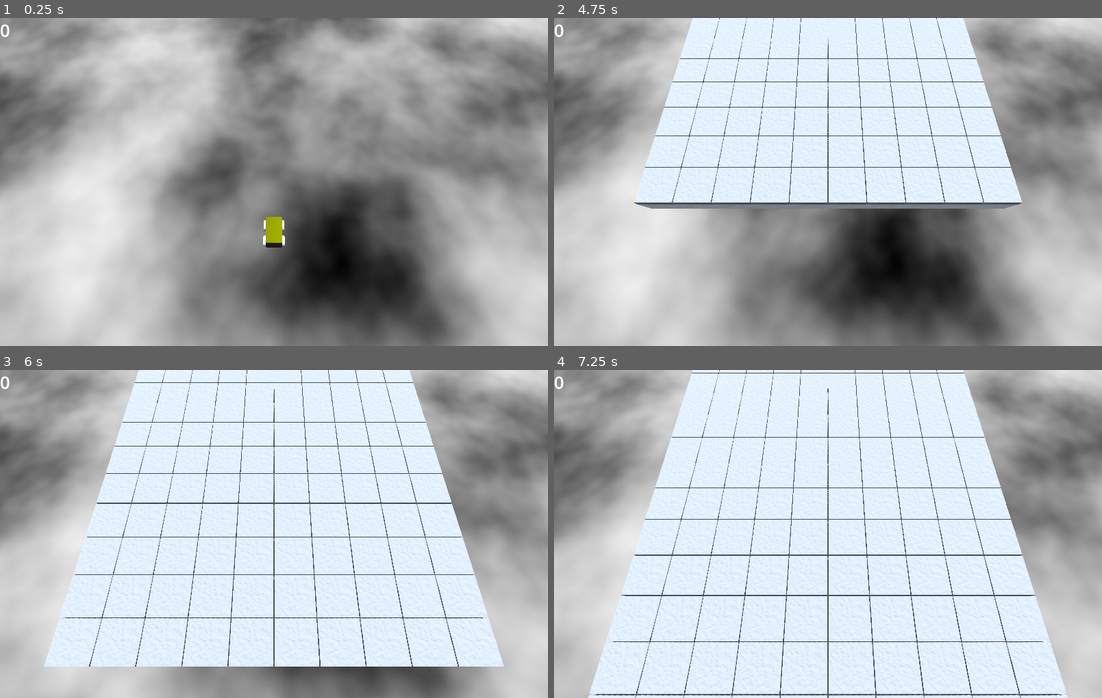
Above: before the commit, frames 1-4 (two rows, left to right).
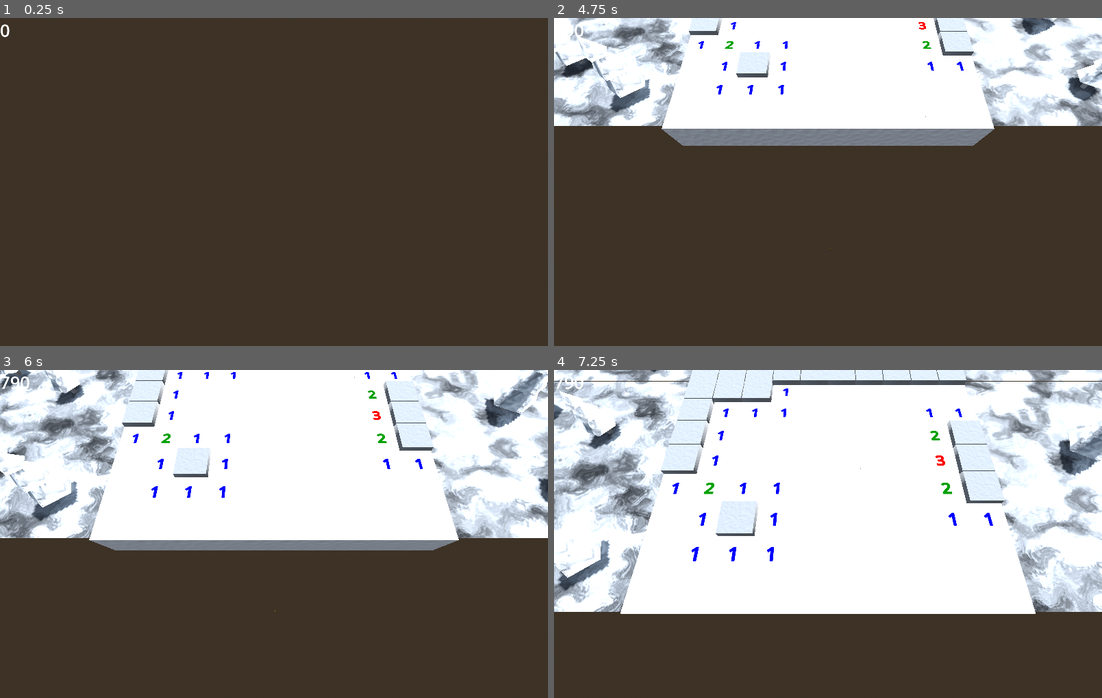
Above: after the commit, the same moments.

Repository: Blubtastic/minesweeper_2
Game: Godot game, scene res://Main.tscn
Same seed, same stepped clock (60 frames per second), same inputs: the game is played once before the commit and once after it.
Inputs:
- Up to frame 1 (0.25 s): no input
- Up to frame 2 (4.75 s): tap Enter (ui_accept) at 0.5, 0.77, 1.52, 3.02, 3.77, 4.52 s; hold Right (ui_right) 0.53-1.28 s; hold Down (ui_down) 1.28-2.03 s; hold Right (ui_right) 2.03-2.78 s; hold Up (ui_up) 2.78-3.53 s; hold Left (ui_left) from 3.53 s (still down)
- Up to frame 3 (6 s): release Left (ui_left) at 5.03 s; hold Down (ui_down) 5.03-5.78 s; hold Right (ui_right) from 5.78 s (still down)
- Up to frame 4 (7.25 s): tap Enter (ui_accept) at 6.02, 6.77 s; release Right (ui_right) at 6.53 s; hold Up (ui_up) from 6.53 s (still down)

The runs differ from the first frame. In frame 1, 97% of the frame differs, in the area x 0-100%, y 0-100%; in frame 2, 92%; in frame 3, 92%; in frame 4, 87%.

Commit message:
feat: forest chunk spawning

Diff:
--- a/CubeChunk.tscn
+++ b/CubeChunk.tscn
@@ -3,6 +3,7 @@
 [ext_resource type="Script" path="res://cube_chunk.gd" id="1_51aoj"]
 
 [node name="CubeChunk" type="AnimatableBody3D"]
+sync_to_physics = false
 script = ExtResource("1_51aoj")
 
 [node name="VisibleOnScreenNotifier3D" type="VisibleOnScreenNotifier3D" parent="."]
--- a/Main.tscn
+++ b/Main.tscn
@@ -1,6 +1,6 @@
-[gd_scene load_steps=13 format=3 uid="uid://c1p7v7melj8n4"]
+[gd_scene load_steps=9 format=3 uid="uid://c1p7v7melj8n4"]
 
-[ext_resource type="Script" path="res://chunk_spawner.gd" id="1_m0fyf"]
+[ext_resource type="Script" path="res://main.gd" id="1_m0fyf"]
 [ext_resource type="PackedScene" uid="uid://dqeksnc1bqwgt" path="res://shared/player/Player.tscn" id="1_mwkh8"]
 [ext_resource type="Script" path="res://camera_shake.gd" id="3_rbuf0"]
 [ext_resource type="Script" path="res://score_label.gd" id="4_qopgp"]
@@ -20,22 +20,11 @@
 [sub_resource type="BoxMesh" id="BoxMesh_mtk4d"]
 size = Vector3(0.1, 0.5, 0.01)
 
-[sub_resource type="Gradient" id="Gradient_pdf2w"]
-
-[sub_resource type="FastNoiseLite" id="FastNoiseLite_4jtbg"]
-
-[sub_resource type="NoiseTexture2D" id="NoiseTexture2D_nag6v"]
-color_ramp = SubResource("Gradient_pdf2w")
-noise = SubResource("FastNoiseLite_4jtbg")
-
-[sub_resource type="BoxShape3D" id="BoxShape3D_vjdxl"]
-size = Vector3(100, 1, 100)
-
 [node name="Root" type="Node3D"]
 script = ExtResource("1_m0fyf")
 
 [node name="Player" parent="." instance=ExtResource("1_mwkh8")]
-transform = Transform3D(1, 0, 0, 0, 1, 0, 0, 0, 1, 0, 2.4, 0)
+transform = Transform3D(1, 0, 0, 0, 1, 0, 0, 0, 1, 0, 3.65122, -10.7966)
 
 [node name="DirectionalLight3D" type="DirectionalLight3D" parent="."]
 transform = Transform3D(-0.866023, -0.433016, 0.250001, 0, 0.499998, 0.866027, -0.500003, 0.749999, -0.43301, 0, 0, 0)
@@ -52,21 +41,29 @@
 [node name="Ray" type="RayCast3D" parent="."]
 transform = Transform3D(3, 0, 0, 0, 3, 0, 0, 0, 3, 0, 2, -10)
 target_position = Vector3(0, -2, 0)
+collision_mask = 9
 
 [node name="TestingMarker" type="MeshInstance3D" parent="Ray"]
 transform = Transform3D(1, 0, 0, 0, 1, 0, 0, 0, 1, 0, -0.25, 0)
 mesh = SubResource("BoxMesh_mtk4d")
 
-[node name="Ground" type="StaticBody3D" parent="."]
-collision_layer = 8
-collision_mask = 8
+[node name="LeftRay" type="RayCast3D" parent="."]
+transform = Transform3D(3, 0, 0, 0, 3, 0, 0, 0, 3, -7, 2, -10)
+target_position = Vector3(0, -2, 0)
+collision_mask = 9
 
-[node name="Background" type="Sprite3D" parent="Ground"]
-transform = Transform3D(10, 0, 0, 0, -4.37114e-07, 10, 0, -10, -4.37114e-07, 0, 0, 0)
-texture = SubResource("NoiseTexture2D_nag6v")
+[node name="TestingMarker" type="MeshInstance3D" parent="LeftRay"]
+transform = Transform3D(1, 0, 0, 0, 1, 0, 0, 0, 1, 0, -0.25, 0)
+mesh = SubResource("BoxMesh_mtk4d")
 
-[node name="CollisionShape3D" type="CollisionShape3D" parent="Ground"]
-shape = SubResource("BoxShape3D_vjdxl")
+[node name="RightRay" type="RayCast3D" parent="."]
+transform = Transform3D(3, 0, 0, 0, 3, 0, 0, 0, 3, 7, 2, -10)
+target_position = Vector3(0, -2, 0)
+collision_mask = 9
+
+[node name="TestingMarker" type="MeshInstance3D" parent="RightRay"]
+transform = Transform3D(1, 0, 0, 0, 1, 0, 0, 0, 1, 0, -0.25, 0)
+mesh = SubResource("BoxMesh_mtk4d")
 
 [node name="Score" type="Label" parent="."]
 offset_right = 40.0
--- a/chunk_spawner.gd
+++ /dev/null
@@ -1,11 +0,0 @@
-extends Node3D
-const CubeChunk := preload("res://CubeChunk.tscn")
-
-@onready var ray: RayCast3D = $Ray
-
-func _physics_process(delta: float):
-	if !ray.is_colliding():
-		var chunk_instance = CubeChunk.instantiate()
-		var chunk_position = Vector3(ray.transform.origin.x - 4.5, 0, ray.transform.origin.z + -7.3)
-		chunk_instance.transform.origin = chunk_position
-		add_child(chunk_instance)
--- /dev/null
+++ b/features/ForestChunk.tscn
@@ -0,0 +1,43 @@
+[gd_scene load_steps=5 format=3 uid="uid://dhlda46fqvnos"]
+
+[ext_resource type="Script" path="res://features/forest_chunk.gd" id="1_1tg5x"]
+[ext_resource type="PackedScene" uid="uid://c8eqtpduahtde" path="res://features/Ground.tscn" id="1_xj55w"]
+[ext_resource type="PackedScene" uid="uid://b3h77fckoxy4i" path="res://features/Tree.tscn" id="2_qoa2g"]
+
+[sub_resource type="BoxShape3D" id="BoxShape3D_tu15c"]
+size = Vector3(10, 0.5, 8)
+
+[node name="Root" type="AnimatableBody3D"]
+collision_layer = 8
+collision_mask = 8
+axis_lock_linear_x = true
+axis_lock_linear_y = true
+axis_lock_angular_x = true
+axis_lock_angular_y = true
+axis_lock_angular_z = true
+sync_to_physics = false
+script = ExtResource("1_1tg5x")
+
+[node name="HitboxGround" type="CollisionShape3D" parent="."]
+transform = Transform3D(1, 0, 0, 0, 1, 0, 0, 0, 1, 0, -0.25, 0)
+shape = SubResource("BoxShape3D_tu15c")
+
+[node name="Ground" parent="." instance=ExtResource("1_xj55w")]
+
+[node name="Tree" parent="." instance=ExtResource("2_qoa2g")]
+transform = Transform3D(1.32498, -0.11937, 0, 0.11937, 1.32498, 0, 0, 0, 1.33035, -2.043, 0.147952, -0.798415)
+
+[node name="Tree6" parent="." instance=ExtResource("2_qoa2g")]
+transform = Transform3D(1, 0, 0, 0, 0.992198, 0.124675, 0, -0.124675, 0.992198, -1.68634, 0.147952, 2.45883)
+
+[node name="Tree2" parent="." instance=ExtResource("2_qoa2g")]
+transform = Transform3D(1, 0, 0, 0, 1, 0, 0, 0, 1, 1.57605, 0.147952, 1.41171)
+
+[node name="Tree3" parent="." instance=ExtResource("2_qoa2g")]
+transform = Transform3D(0.702252, 0, 0.711928, 0, 1, 0, -0.711928, 0, 0.702252, 0.450499, 0.147952, -2.50758)
+
+[node name="Tree4" parent="." instance=ExtResource("2_qoa2g")]
+transform = Transform3D(1.29598, 0, 0, 0, 1.29598, 0, 0, 0, 1.29598, 3.78569, 0.147952, 2.58817)
+
+[node name="Tree5" parent="." instance=ExtResource("2_qoa2g")]
+transform = Transform3D(0.0946529, -0.0413351, 0.994652, 0.00391583, 0.999145, 0.0411492, -0.995503, 0, 0.0947339, 2.80791, 0.147952, -1.60081)
--- /dev/null
+++ b/features/Ground.tscn
@@ -0,0 +1,30 @@
+[gd_scene load_steps=6 format=3 uid="uid://c8eqtpduahtde"]
+
+[sub_resource type="FastNoiseLite" id="FastNoiseLite_4wkv5"]
+domain_warp_enabled = true
+domain_warp_type = 2
+
+[sub_resource type="NoiseTexture2D" id="NoiseTexture2D_mrptq"]
+seamless = true
+noise = SubResource("FastNoiseLite_4wkv5")
+
+[sub_resource type="NoiseTexture2D" id="NoiseTexture2D_22kih"]
+seamless = true
+as_normal_map = true
+noise = SubResource("FastNoiseLite_4wkv5")
+
+[sub_resource type="StandardMaterial3D" id="StandardMaterial3D_nf075"]
+albedo_texture = SubResource("NoiseTexture2D_mrptq")
+metallic = 0.5
+roughness = 0.72
+normal_enabled = true
+normal_texture = SubResource("NoiseTexture2D_22kih")
+
+[sub_resource type="PlaneMesh" id="PlaneMesh_lt2j3"]
+material = SubResource("StandardMaterial3D_nf075")
+size = Vector2(10, 8)
+
+[node name="Ground" type="Node3D"]
+
+[node name="GroundMesh" type="MeshInstance3D" parent="."]
+mesh = SubResource("PlaneMesh_lt2j3")
--- /dev/null
+++ b/features/Tree.tscn
@@ -0,0 +1,61 @@
+[gd_scene load_steps=9 format=3 uid="uid://b3h77fckoxy4i"]
+
+[sub_resource type="Gradient" id="Gradient_qxp3u"]
+colors = PackedColorArray(0.37, 0.37, 0.37, 1, 1, 1, 1, 1)
+
+[sub_resource type="FastNoiseLite" id="FastNoiseLite_4afh0"]
+noise_type = 0
+domain_warp_enabled = true
+domain_warp_type = 2
+
+[sub_resource type="NoiseTexture2D" id="NoiseTexture2D_qum2o"]
+color_ramp = SubResource("Gradient_qxp3u")
+noise = SubResource("FastNoiseLite_4afh0")
+
+[sub_resource type="NoiseTexture2D" id="NoiseTexture2D_cshf0"]
+as_normal_map = true
+color_ramp = SubResource("Gradient_qxp3u")
+noise = SubResource("FastNoiseLite_4afh0")
+
+[sub_resource type="StandardMaterial3D" id="StandardMaterial3D_65w0r"]
+albedo_texture = SubResource("NoiseTexture2D_qum2o")
+normal_enabled = true
+normal_texture = SubResource("NoiseTexture2D_cshf0")
+
+[sub_resource type="CylinderMesh" id="CylinderMesh_6xkmg"]
+material = SubResource("StandardMaterial3D_65w0r")
+top_radius = 0.0
+height = 0.75
+radial_segments = 5
+
+[sub_resource type="CylinderMesh" id="CylinderMesh_m1o5w"]
+top_radius = 0.1
+bottom_radius = 0.1
+height = 0.5
+radial_segments = 4
+
+[sub_resource type="CylinderShape3D" id="CylinderShape3D_dymbq"]
+height = 1.5
+radius = 0.4
+
+[node name="Tree" type="StaticBody3D"]
+
+[node name="Cone" type="MeshInstance3D" parent="."]
+transform = Transform3D(0.5, 0, 0, 0, 0.5, 0, 0, 0, 0.5, 0, 1.06272, 0)
+mesh = SubResource("CylinderMesh_6xkmg")
+
+[node name="Cone2" type="MeshInstance3D" parent="."]
+transform = Transform3D(0.75, 0, 0, 0, 0.75, 0, 0, 0, 0.75, 0, 0.794773, 0)
+mesh = SubResource("CylinderMesh_6xkmg")
+
+[node name="Cone3" type="MeshInstance3D" parent="."]
+transform = Transform3D(1, 0, 0, 0, 1, 0, 0, 0, 1, 0, 0.517394, 0)
+mesh = SubResource("CylinderMesh_6xkmg")
+
+[node name="Trunk" type="MeshInstance3D" parent="."]
+transform = Transform3D(1, 0, 0, 0, 1, 0, 0, 0, 1, -0.00220001, 0, 0.00103903)
+mesh = SubResource("CylinderMesh_m1o5w")
+
+[node name="Hitbox" type="CollisionShape3D" parent="."]
+transform = Transform3D(1, 0, 0, 0, 1, 0, 0, 0, 1, 0, 0.5, 0)
+shape = SubResource("CylinderShape3D_dymbq")
--- /dev/null
+++ b/features/forest_chunk.gd
@@ -0,0 +1,4 @@
+extends AnimatableBody3D
+
+func _physics_process(delta):
+	move_and_collide(Vector3(0, 0, Globals.world_speed*delta))
--- a/globals.gd
+++ b/globals.gd
@@ -1,7 +1,7 @@
 extends Node
 
 var score = 0
-var world_speed = 2
+var world_speed = 1.5
 
 func _physics_process(delta: float) -> void:
 	if Input.is_action_pressed("restart"):
--- /dev/null
+++ b/main.gd
@@ -0,0 +1,25 @@
+extends Node3D
+const CubeChunk := preload("res://CubeChunk.tscn")
+const ForestChunk := preload("res://features/ForestChunk.tscn")
+
+@onready var ray: RayCast3D = $Ray
+@onready var left_ray: RayCast3D = $LeftRay
+@onready var right_ray: RayCast3D = $RightRay
+
+func _physics_process(delta: float):
+	if !ray.is_colliding():
+		var chunk_instance = CubeChunk.instantiate()
+		var chunk_position = Vector3(ray.transform.origin.x - 4.5, 0, ray.transform.origin.z -7.3)
+		chunk_instance.transform.origin = chunk_position
+		add_child(chunk_instance)
+
+	if !left_ray.is_colliding():
+		var forest_instance = ForestChunk.instantiate()
+		var forest_position = Vector3(ray.transform.origin.x - 10, 0.5, ray.transform.origin.z - 3.9)
+		forest_instance.transform.origin = forest_position
+		add_child(forest_instance)
+	if !right_ray.is_colliding():
+		var forest_instance = ForestChunk.instantiate()
+		var forest_position = Vector3(right_ray.transform.origin.x + 3, 0.5, right_ray.transform.origin.z - 3.9)
+		forest_instance.transform.origin = forest_position
+		add_child(forest_instance)
